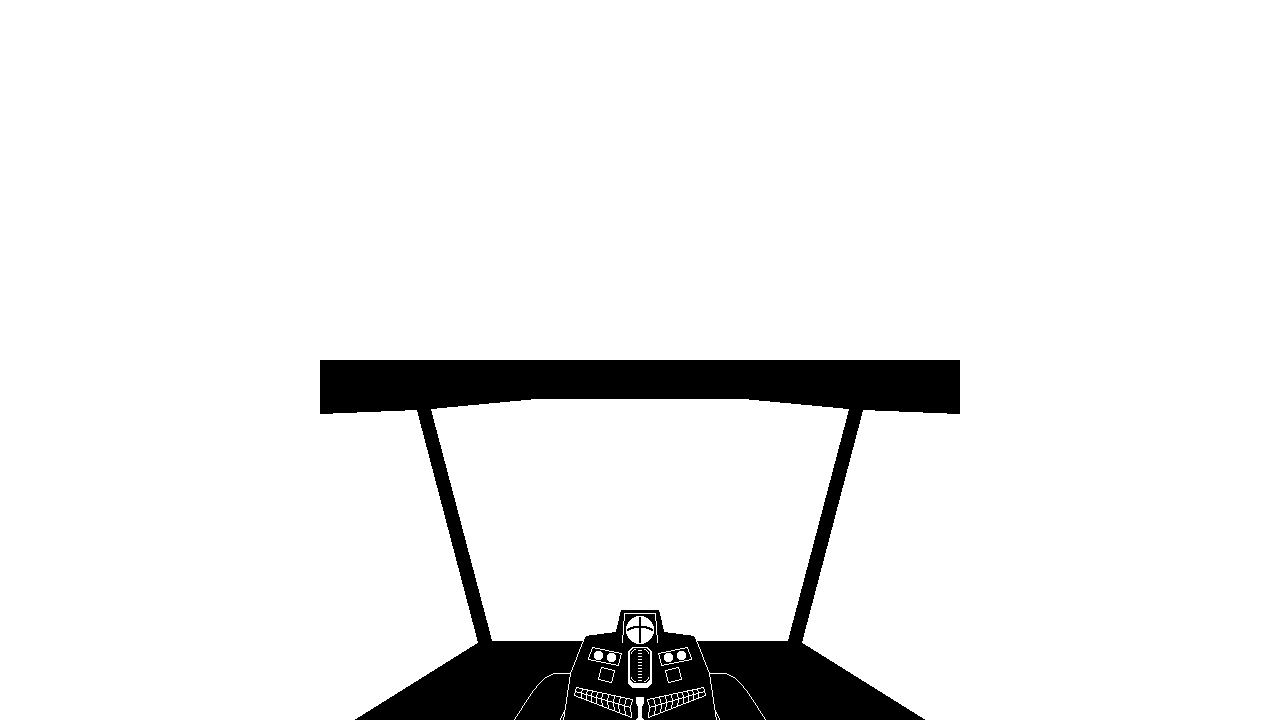
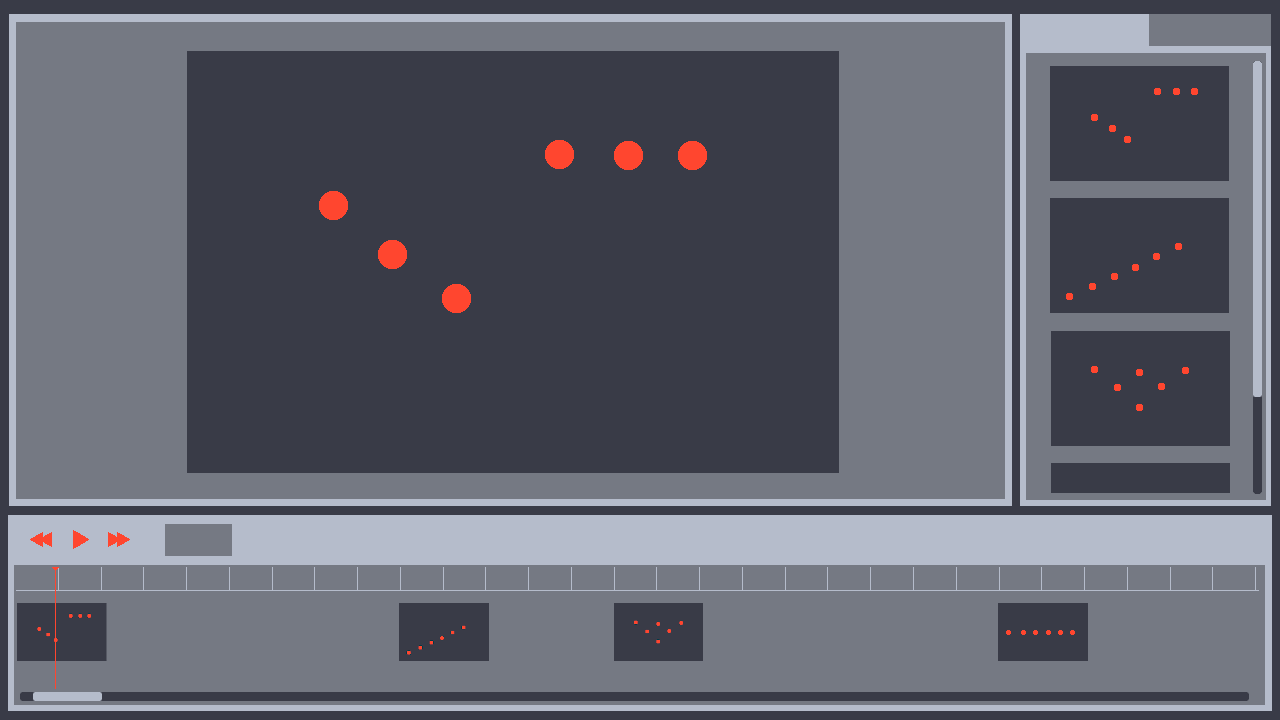
Two versions of the same layered image (1280 × 720). Layer-by-layer changes:
removed group "gundam shooter" (18 layers) over (x1=0, y1=0, x2=1280, y2=720)
removed layer "Visible" from group "gundam shooter" over (x1=320, y1=360, x2=960, y2=720)
added group "Layer Group copy" with 4 layers above "Layer Group" over (x1=0, y1=0, x2=1280, y2=720)
moved "Layer #3" into group "Layer Group copy", painted on it over (x1=20, y1=61, x2=1262, y2=701)
moved "Layer #6" into group "Layer Group copy", painted on it over (x1=0, y1=272, x2=1088, y2=661)
showed "Layer #4", moved it into group "Layer Group copy", painted on it over (x1=8, y1=14, x2=1272, y2=711)
moved "Layer #5" into group "Layer Group copy", painted on it over (x1=0, y1=0, x2=1280, y2=720)
